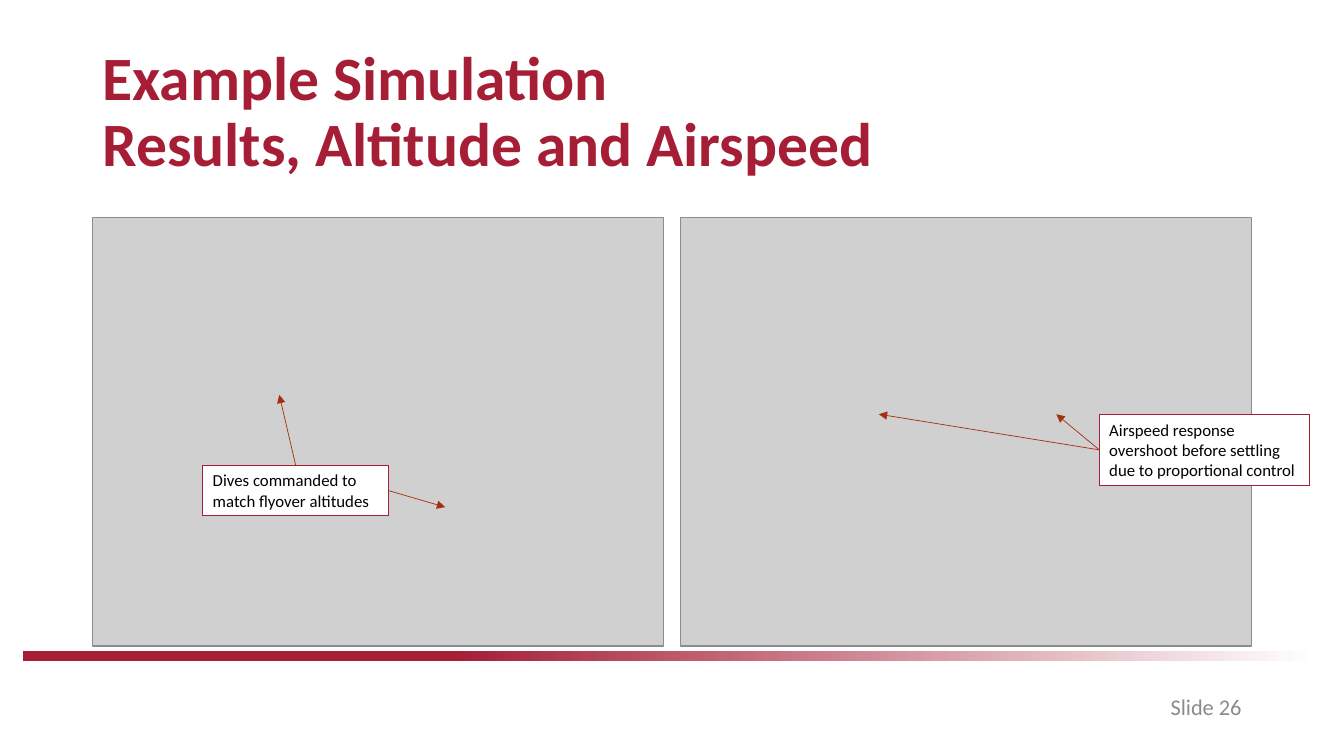
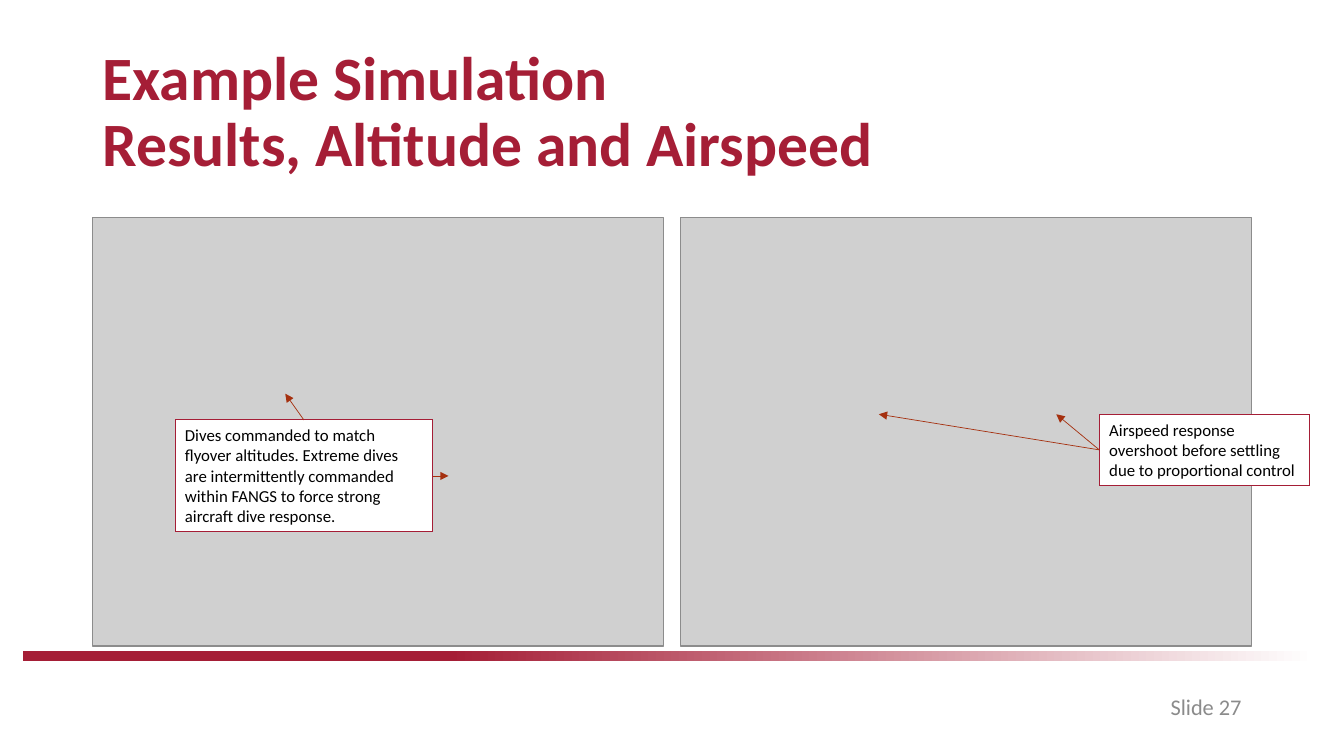
Before and after one commit to drjdlarson/angst, a slide deck: slide 27 of saved_simulations/CE/Springer_Culminating_Experience_Project.pptx (slide 26 before the commit). Drawn at 1344x756 pixels with LibreOffice and Linux fonts; fonts in the diff are those of the drawing; grey boxes stand for pictures; background and template pictures are left out. Boxes give left, top, right and bottom in pixels: in the first picture for what was removed or moved away, otherwise in the second. Text is boxed around its words. In the diff, an @@ line names an element or a change of style, - is before the commit and + after.

```diff
--- a/saved_simulations/CE/Springer_Culminating_Experience_Project.pptx
+++ b/saved_simulations/CE/Springer_Culminating_Experience_Project.pptx
@@ arrow moved from (295, 465) - (279, 395) to (303, 420) - (285, 394) @@
@@ rectangle "Dives commanded to match flyover ...": place and size @@
-rectangle "Dives commanded to match flyover ..." at [203, 465, 388, 515]
+rectangle "Dives commanded to match flyover ..." at [175, 420, 434, 532]
@@ text in rectangle at [185, 429, 398, 525]: text changed @@
-Dives commanded to match flyover altitudes
+Dives commanded to match flyover altitudes. Extreme dives are intermittently commanded within FANGS to force strong aircraft dive response.
@@ arrow moved from (388, 491) - (446, 507) to (433, 476) - (449, 476) @@
@@ page number at [1171, 699, 1242, 715]: text changed @@
-Slide 26
+Slide 27
```
Also in this commit, not shown: 4 other slides changed, 2 slides added, 1 slide removed, 3 other files.
